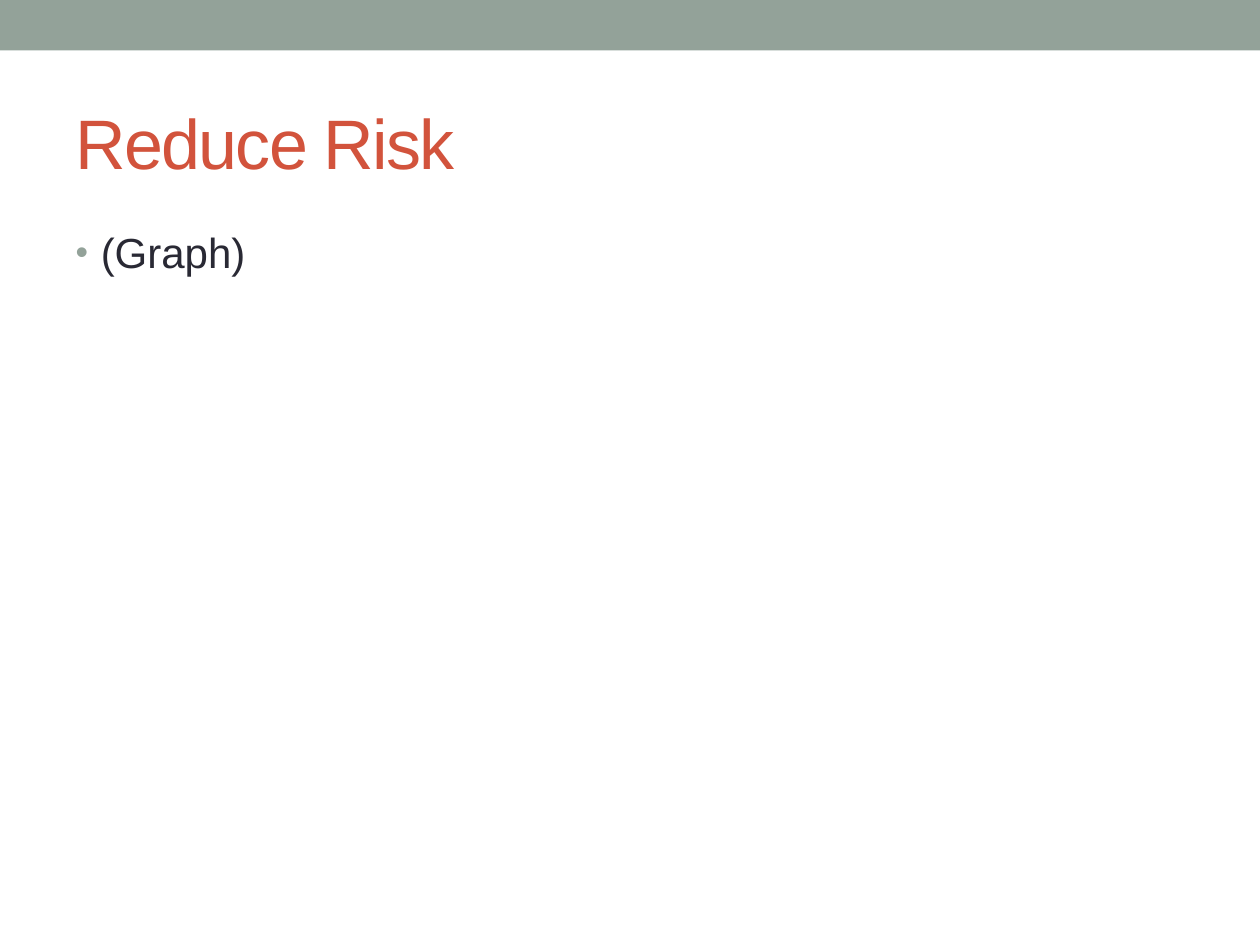
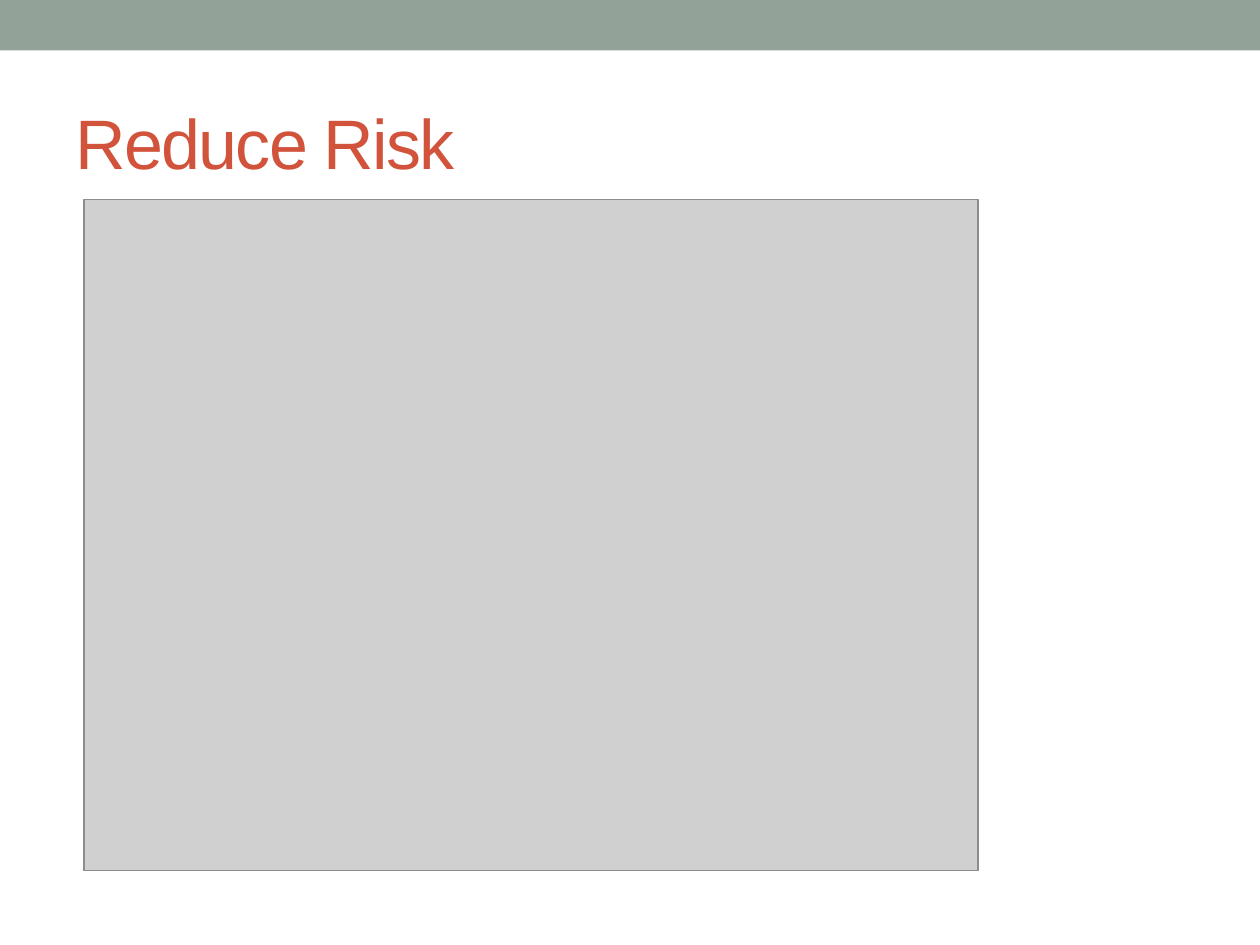
Before and after one commit to Gilligan128/Presentations, a slide deck: slide 6 of ContinuousDelivery/Continuous Delivery.pptx. Drawn at 1260x945 pixels with LibreOffice and Linux fonts; fonts in the diff are those of the drawing; grey boxes stand for pictures. Boxes give left, top, right and bottom in pixels: in the first picture for what was removed or moved away, otherwise in the second. Text is boxed around its words. In the diff, an @@ line names an element or a change of style, - is before the commit and + after.

```diff
--- a/ContinuousDelivery/Continuous Delivery.pptx
+++ b/ContinuousDelivery/Continuous Delivery.pptx
@@ picture added at (84, 199, 979, 871) @@
@@ text removed at (101, 237, 246, 277) @@
-• (Graph)
```
Also in this commit, not shown: 3 other slides changed.
